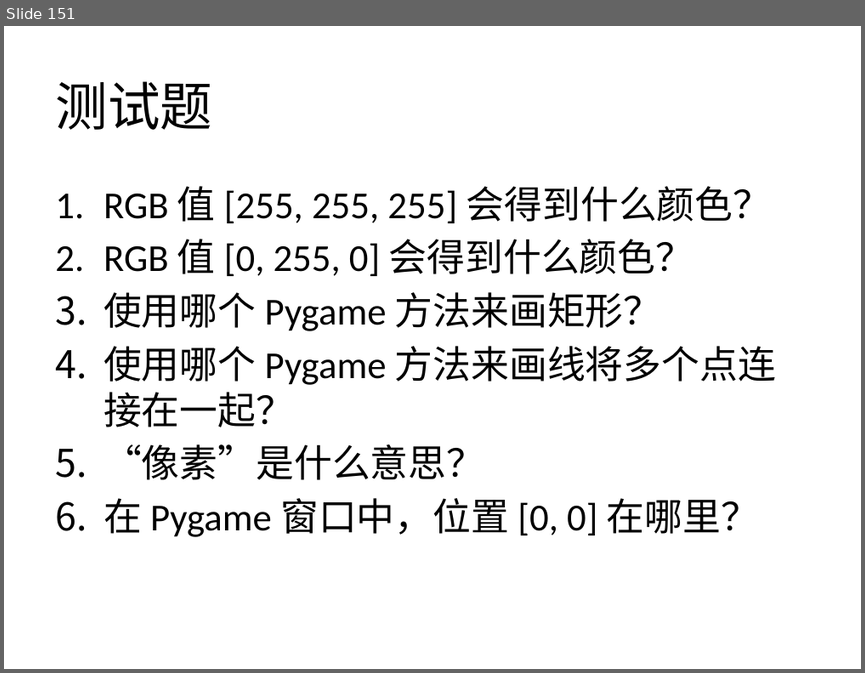
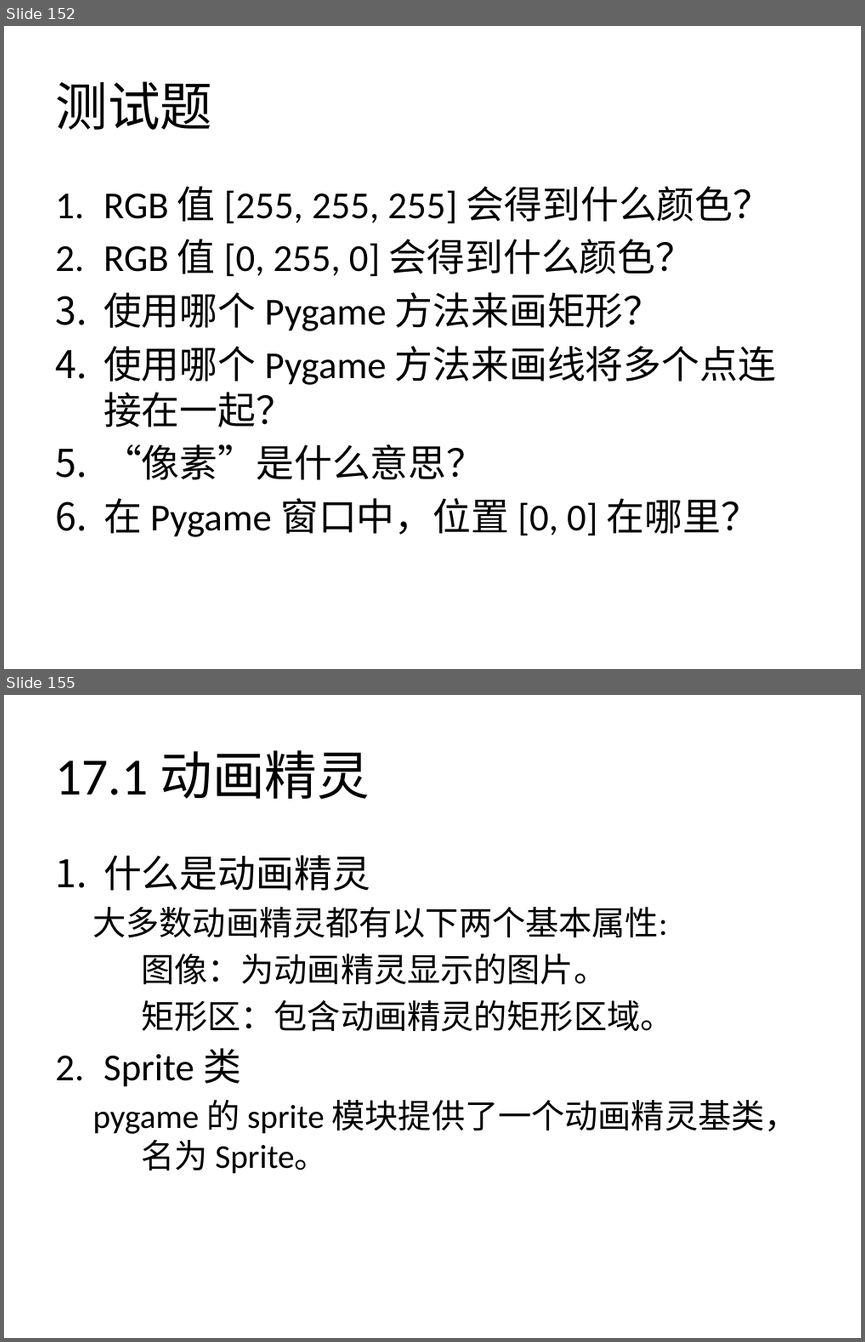
Before and after one commit to zhinan18/Python3, a slide deck: readme/Python3.pptx. Shown one above the other, each under a label of ours: slide 151 before the commit, slides 152 and 155 after it; the slides between them are not shown. The pictures are 865x673 and 865x1342 pixels, drawn with LibreOffice and Linux fonts; fonts in the diff are those of the drawing. Boxes give left, top, right and bottom in pixels: in the first picture for what was removed or moved away, otherwise in the second. Text is boxed around its words. In the diff, an @@ line names an element or a change of style, - is before the commit and + after.

```diff
--- a/readme/Python3.pptx
+++ b/readme/Python3.pptx
@@ slide 155 added at (4, 695, 861, 1338), background #FFFFFF @@
@@ title added at (55, 750, 370, 800), 44 pt, text #000000 @@
+17.1 动画精灵
@@ text added at (93, 855, 798, 1174), 28 pt, text #000000 @@
+1. 什么是动画精灵
+  大多数动画精灵都有以下两个基本属性:
+  图像：为动画精灵显示的图片。
+  矩形区：包含动画精灵的矩形区域。
+2. Sprite 类
+  pygame 的 sprite 模块提供了一个动画精灵基类，名为 Sprite。
@@ what was slide 151 is now slide 152 @@
```
Also in this commit, not shown: 2 slides changed, 5 other slides added, 29 other files.
